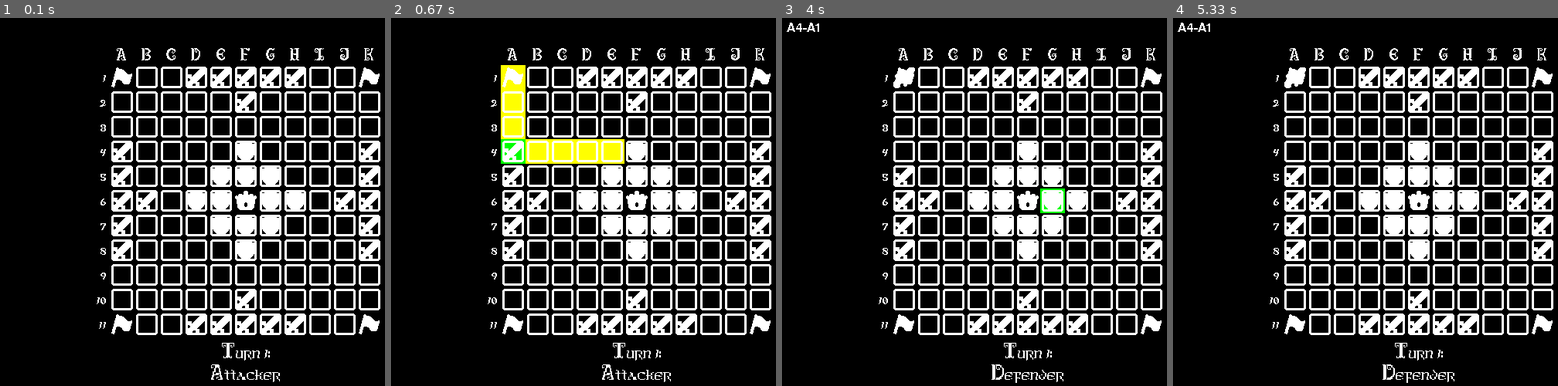
Above: before the commit, frames 1-4 (left to right).
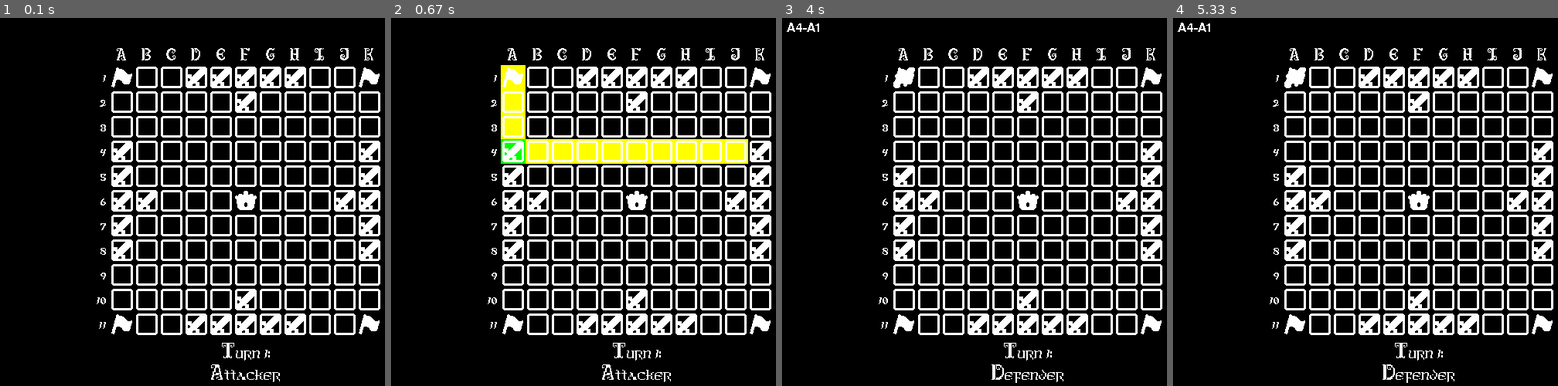
Above: after the commit, the same moments.

Repository: joaquinkiko/hnefatafl-pygame
Game: pygame game, started from main.py
Same seed, same stepped clock (60 frames per second), same inputs: the game is played once before the commit and once after it.
Inputs (mouse positions are in pixels of both pictures, inside the frame that each line leads up to):
- Up to frame 1 (0.1 s): no input
- Up to frame 2 (0.67 s): click (514, 150) at 0.38 s
- Up to frame 3 (4 s): click (905, 76) at 0.72 s; click (1063, 194) at 3.88 s
- Up to frame 4 (5.33 s): click (1504, 330) at 4.22 s; click (1365, 205) at 4.55 s; click (1534, 202) at 4.88 s

The runs differ from the first frame. In frame 1, 2.3% of the frame differs, in the area x 48-79%, y 33-66%; in frame 2, 3.6%, in the area x 48-93%, y 32-66%; in frame 3, 2.4%; in frame 4, 2.3%.

Commit message:
Bugfix: king unable to move

Diff:
--- a/board.py
+++ b/board.py
@@ -366,6 +366,12 @@
         output = output.removesuffix(" ")
         return output
 
+    def is_valid_move(self, origin: Position, destination: Position) -> bool:
+        """Returns true if valid move can be made from origin to destination"""
+        return self.is_occupied(origin)\
+        and not self.is_occupied(destination)\
+        and destination in self.get_valid_moves(origin)
+
     def play_turn(self, origin: Position, destination: Position) -> None:
         """
         Attempts to make a move if possible. Incrementing turn and
@@ -373,42 +379,43 @@
         or if attempting to move opposing player's piece.
         """
         if origin == None or destination == None:
-            return ValueError("Must have both and origin and destination to attempt a move.")
+            raise ValueError("Must have both and origin and destination to attempt a move.")
         if not self._current_player == self.get_piece_at(origin):
-            return ValueError("Cannot make a move with opposing player's piece.")
-        # Move piece if possible
-        if destination in self.get_valid_moves(origin):
-            self.move_piece(origin, destination)
-            # Check captures
-            captures: list[Position] = self.get_captures(destination)
-            for capture in captures:
-                self.remove_piece(capture)
-            # Increment to next turn
-            log: str = f"{origin}-{destination}"
-            for capture in captures:
-                log += f"x{capture}"
-            # Check king capture
-            if self._current_player == "attacker" and self.check_king_capture():
-               self.winner = "attacker"
-            # Check escape
-            if self.king in self.escape_spaces:
-                self.winner = "defender"
-            # Increment turn
-            self.swap_current_player()
-            self.turn_log.append(log)
-            # Check if opposition has no valid moves
-            if self.winner == None:
-                if self._current_player == "attacker": # Check attacker pieces
-                    for piece in self.get_all_pieces():
-                        if piece in self.attackers\
-                        and not self.get_valid_moves(piece) == []:
-                            winner = "defender"
-                            break
-                else: # Check defender pieces
-                    for piece in self.get_all_pieces():
-                        if piece in self.defenders\
-                        and not self.get_valid_moves(piece) == []:
-                            winner = "attacker"
-                            break
-                    if not self.get_valid_moves(self.king) == []:
+            if not self._current_player == "defender"\
+            and self.get_piece_at(origin) == "king":
+                raise ValueError("Cannot make a move with opposing player's piece.")
+        # Move piece
+        self.move_piece(origin, destination)
+        # Check captures
+        captures: list[Position] = self.get_captures(destination)
+        for capture in captures:
+            self.remove_piece(capture)
+        # Increment to next turn
+        log: str = f"{origin}-{destination}"
+        for capture in captures:
+            log += f"x{capture}"
+        # Check king capture
+        if self._current_player == "attacker" and self.check_king_capture():
+            self.winner = "attacker"
+        # Check escape
+        if self.king in self.escape_spaces:
+            self.winner = "defender"
+        # Increment turn
+        self.swap_current_player()
+        self.turn_log.append(log)
+        # Check if opposition has no valid moves
+        if self.winner == None:
+            if self._current_player == "attacker": # Check attacker pieces
+                for piece in self.get_all_pieces():
+                    if piece in self.attackers\
+                    and not self.get_valid_moves(piece) == []:
+                        winner = "defender"
+                        break
+            else: # Check defender pieces
+                for piece in self.get_all_pieces():
+                    if piece in self.defenders\
+                    and not self.get_valid_moves(piece) == []:
                         winner = "attacker"
+                        break
+                if not self.get_valid_moves(self.king) == []:
+                    winner = "attacker"
--- a/main.py
+++ b/main.py
@@ -52,7 +52,7 @@
     clock = pygame.time.Clock()
 
     # Setup variables
-    board: Board = Board()
+    board: Board = Board(defenders=[])
     selected_piece: Position = None
 
     # Load assets
@@ -104,8 +104,9 @@
                                 case _:
                                     # See if move can be made
                                     if not selected_piece == None:
-                                        board.play_turn(selected_piece, click_position)
-                                        selected_piece = None
+                                        if board.is_valid_move(selected_piece, click_position):
+                                            board.play_turn(selected_piece, click_position)
+                                            selected_piece = None
 
                 case pygame.KEYDOWN:
                     match event.key:
